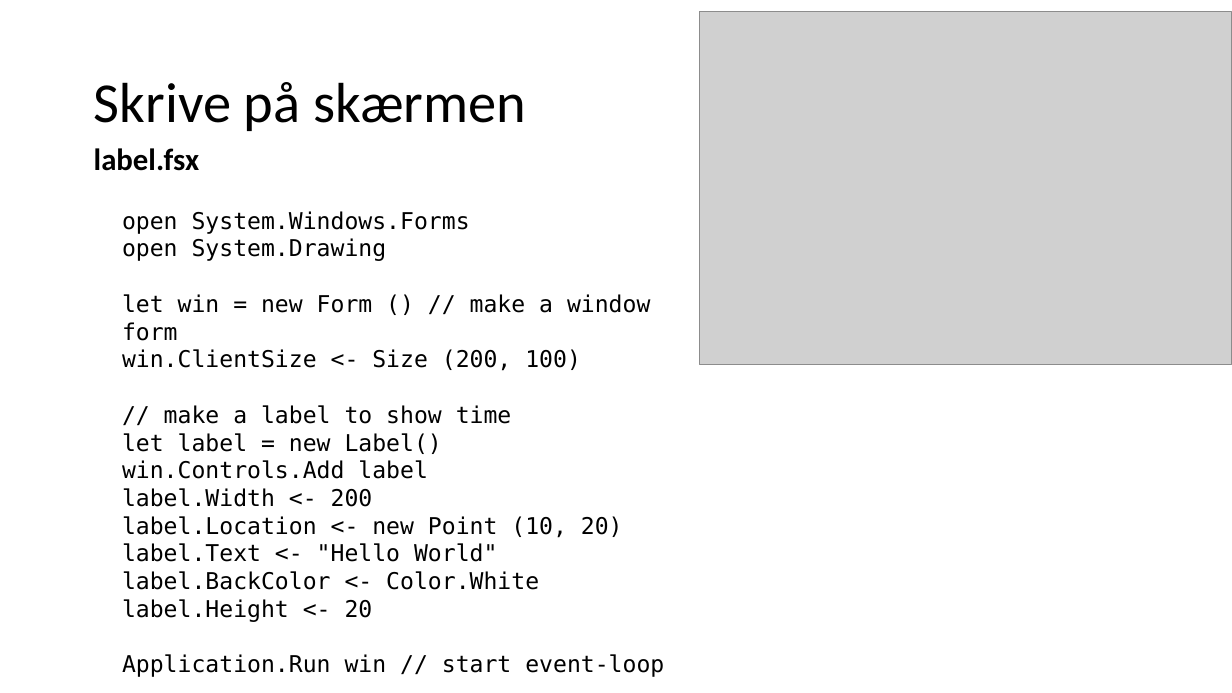
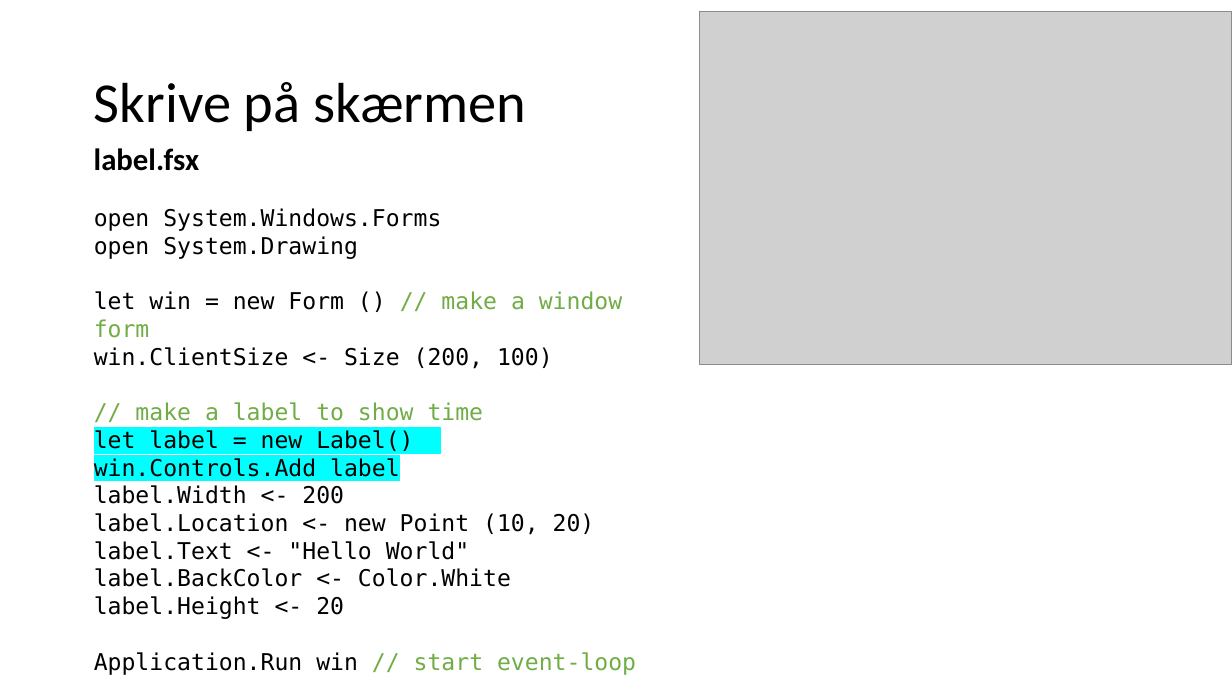
Before and after one commit to fisterloegsovs/pop22, a slide deck: slide 4 of lectures/17.1/17.1.pptx (slide 2 before the commit). Drawn at 1232x693 pixels with LibreOffice and Linux fonts; fonts in the diff are those of the drawing; grey boxes stand for pictures. Boxes give left, top, right and bottom in pixels: in the first picture for what was removed or moved away, otherwise in the second. Text is boxed around its words. In the diff, an @@ line names an element or a change of style, - is before the commit and + after.

```diff
--- a/lectures/17.1/17.1.pptx
+++ b/lectures/17.1/17.1.pptx
@@ text "open System.Windows.Forms": place and size @@
-text "open System.Windows.Forms" at bbox=[122, 211, 650, 673]
+text "open System.Windows.Forms" at bbox=[94, 208, 622, 671]
@@ text at bbox=[94, 291, 622, 671]: text colour #000000 to #70AD47 in "// make a window form", "// make a label to show time", "// start event-loop"; highlight none to #00FFFF in "let label = new Label()", "win.Controls.Add label" @@
```
Also in this commit, not shown: 2 other slides changed, 11 slides added, 13 slides removed, 11 other files.
